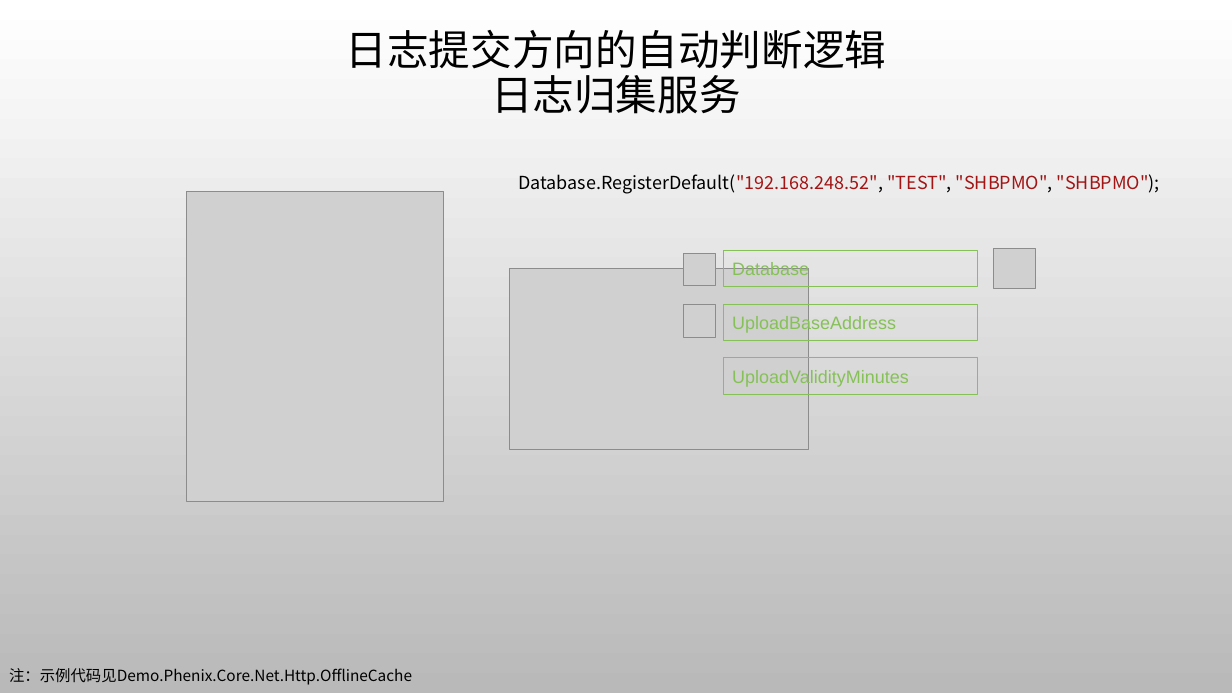
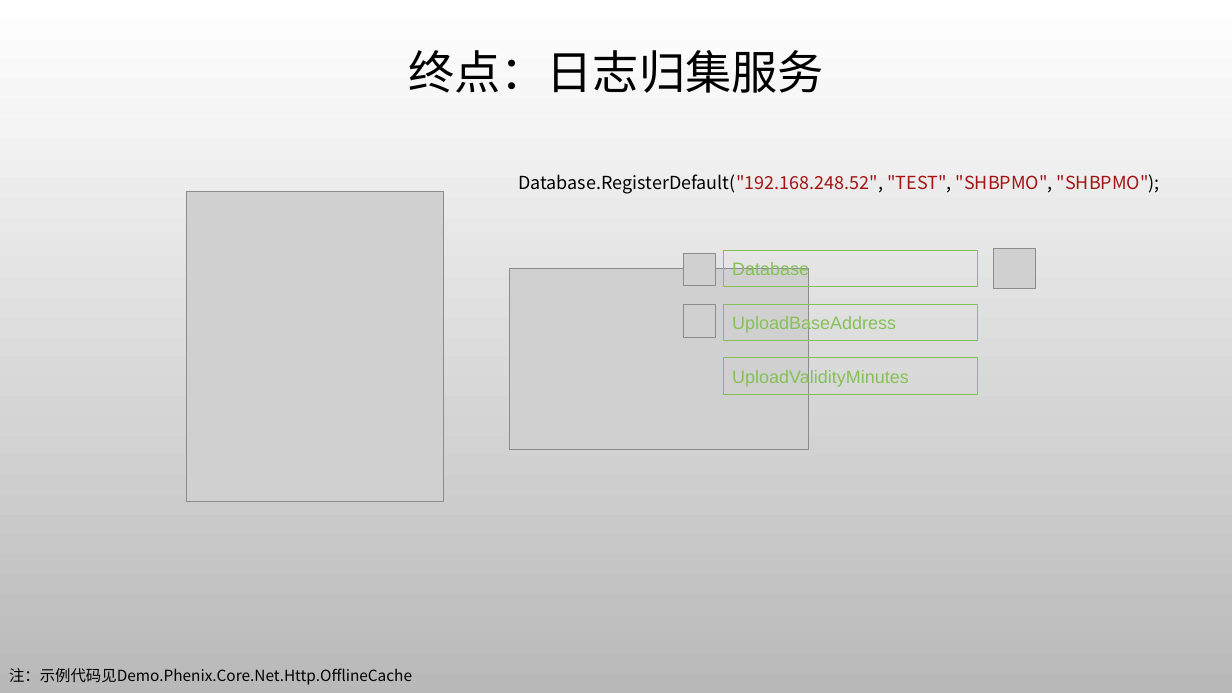
Before and after one commit to phenixiii/Phenix.NET7, a slide deck: slide 6 of Phenix.Extensions/Phenix.WebApplication/Phenix.WebApplication.用EventLogController归集系统日志.pptx (slide 5 before the commit). Drawn at 1232x693 pixels with LibreOffice and Linux fonts; fonts in the diff are those of the drawing; grey boxes stand for pictures; background and template pictures are left out. Boxes give left, top, right and bottom in pixels: in the first picture for what was removed or moved away, otherwise in the second. Text is boxed around its words. In the diff, an @@ line names an element or a change of style, - is before the commit and + after.

```diff
--- a/Phenix.Extensions/Phenix.WebApplication/Phenix.WebApplication.用EventLogController归集系统日志.pptx
+++ b/Phenix.Extensions/Phenix.WebApplication/Phenix.WebApplication.用EventLogController归集系统日志.pptx
@@ title at box(408, 50, 824, 93): text changed; size 32.4 to 36 pt @@
-日志提交方向的自动判断逻辑
-日志归集服务
+终点：日志归集服务
```
Also in this commit, not shown: 2 other slides changed, 1 slide added, 18 other files.
